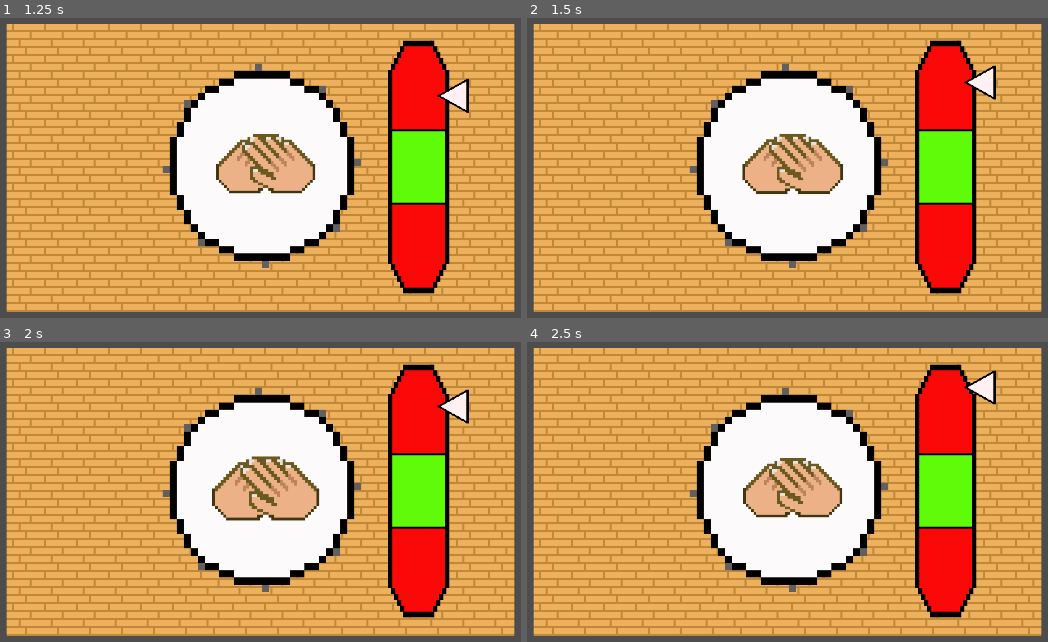
Above: before the commit, frames 1-4 (two rows, left to right).
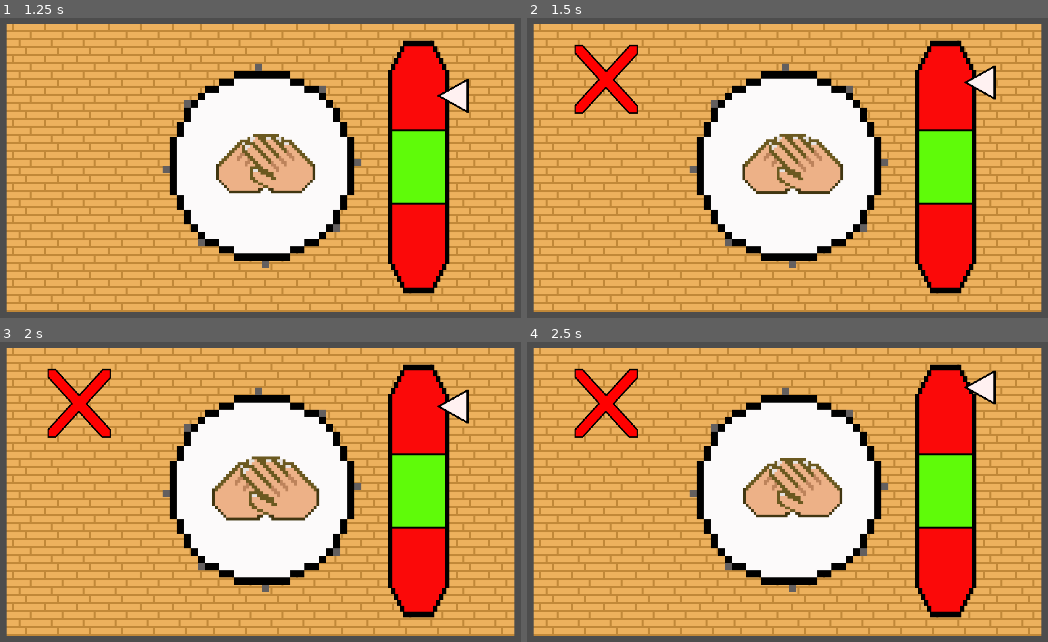
Above: after the commit, the same moments.

Repository: KylTan/Blue-Eagle-Beats-Game-Dev
Game: Godot game, scene res://Objects/Minigames/DrumSeeping/MG-Drum-Seeping.tscn
The game is run twice, just before and just after one commit, with the same random seed, the same clock (stepped at 60 frames per second) and the same inputs. The project has no main scene, so this scene is started directly.
Inputs (mouse positions are in pixels of both pictures, inside the frame that each line leads up to):
- Up to frame 1 (1.25 s): tap Enter (ui_accept) at 0.5, 0.77 s; move the mouse to (422, 138) at 0.52 s; hold Right (ui_right) from 0.53 s (still down); tap Space at 0.6 s
- Up to frame 2 (1.5 s): keep holding Right (ui_right); move the mouse to (615, 183) at 1.27 s; tap Space at 1.35 s
- Up to frame 3 (2 s): keep holding Right (ui_right); tap Enter (ui_accept) at 1.52 s
- Up to frame 4 (2.5 s): move the mouse to (855, 387) at 2.02 s; release Right (ui_right) at 2.03 s; hold Left (ui_left) from 2.03 s (still down); tap Space at 2.1 s

Frame 1 is identical in both runs. In frame 2, 1.3% of the frame differs, in the area x 9-22%, y 8-32%; in frame 3, 1.3%; in frame 4, 1.3%.

Commit message:
MG 2 more or less complete, speed feature and ending scene next

Diff:
--- a/Objects/Minigames/DrumSeeping/MG-Drum-Seeping.gd
+++ b/Objects/Minigames/DrumSeeping/MG-Drum-Seeping.gd
@@ -3,11 +3,35 @@
 @onready var animationPlayer:AnimationPlayer = $AnimationPlayer
 @onready var animationPlayer2:AnimationPlayer = $AnimationPlayer2
 
+var SlidingScale
+var SlidingScale2
+var SlidingScale3
+var SlidingScaleArrow
+
+var Result
+var Result2
+var Result3
+
+var Wrong =preload("res://Assets/DrumSeepingMinigame/MG2_X.png")
+var Right =preload("res://Assets/DrumSeepingMinigame/MG2_Check.png")
+
+var GameState = 0
+
+
 # Called when the node enters the scene tree for the first time.
 func _ready():
-	var SlidingScaleArrow = $SlidingScaleArrow
+	SlidingScale = get_node("SlidingScale")
+	SlidingScale2 = get_node("SlidingScale2")
+	SlidingScale3 = get_node("SlidingScale3")
+	SlidingScaleArrow = get_node("SlidingScaleArrow")
+
+	Result = get_node("Result")
+	Result2 = get_node("Result2")
+	Result3 = get_node("Result3")
+
 	animationPlayer.play("Pulsate")
-	#animationPlayer2.play("Slide")
+	GameState += 1
+	_SetSlidingScale()
 
 
 # Called every frame. 'delta' is the elapsed time since the previous frame.
@@ -18,9 +42,49 @@
 func _input(event):
 	if event is InputEventKey and event.pressed:
 		if event.keycode == KEY_SPACE:
-			if animationPlayer.is_playing():
-				animationPlayer.stop()
-				animationPlayer2.play("Slide")
-			else:
-				animationPlayer2.pause()
-				animationPlayer.play("Pulsate")
+			_PlayGame()
+
+func _PlayGame():
+	if animationPlayer.is_playing():
+		animationPlayer.stop()
+		animationPlayer2.play("Slide")
+	else:
+		if(SlidingScaleArrow._isHit()):
+			print("Perfect!")
+			_SetResult(Right)
+			GameState += 1
+			_SetSlidingScale()
+			animationPlayer2.speed_scale += 1
+		else:
+			print("Missed!")
+			_SetResult(Wrong)
+			animationPlayer2.pause()
+			animationPlayer.play("Pulsate")
+
+	if GameState > 3:
+		_EndGame()
+
+func _SetSlidingScale():
+	if GameState == 1:
+		SlidingScaleArrow.set_visible(true)
+		SlidingScale.set_visible(true)
+		#SlidingScale.set_process(true)
+	elif GameState == 2:
+		SlidingScale.set_process_mode(Node.PROCESS_MODE_DISABLED)
+		SlidingScale2.set_visible(true)
+		#SlidingScale2.set_process(true)
+	elif GameState == 3:
+		SlidingScale2.set_process_mode(Node.PROCESS_MODE_DISABLED)
+		SlidingScale3.set_visible(true)
+		#SlidingScale3.set_process(true)
+
+func _SetResult(result):
+	if GameState == 1:
+		Result.set_texture(result)
+	elif GameState == 2:
+		Result2.set_texture(result)
+	elif GameState == 3:
+		Result3.set_texture(result)
+
+func _EndGame():
+	animationPlayer2.pause()
--- a/Objects/Minigames/DrumSeeping/MG-Drum-Seeping.tscn
+++ b/Objects/Minigames/DrumSeeping/MG-Drum-Seeping.tscn
@@ -63,6 +63,12 @@
 [sub_resource type="RectangleShape2D" id="RectangleShape2D_e8wxa"]
 size = Vector2(209, 283)
 
+[sub_resource type="RectangleShape2D" id="RectangleShape2D_mte36"]
+size = Vector2(207, 154)
+
+[sub_resource type="RectangleShape2D" id="RectangleShape2D_ft2g5"]
+size = Vector2(205, 74)
+
 [sub_resource type="CircleShape2D" id="CircleShape2D_d7ldw"]
 radius = 24.8887
 
@@ -101,19 +107,8 @@
 "": SubResource("AnimationLibrary_0rg4d")
 }
 
-[node name="Mg2SlidingScale2" type="Sprite2D" parent="."]
+[node name="SlidingScale" type="Area2D" parent="."]
 visible = false
-position = Vector2(1641, 563)
-scale = Vector2(1.005, 1.319)
-texture = ExtResource("6_yslej")
-
-[node name="Mg2SlidingScale3" type="Sprite2D" parent="."]
-visible = false
-position = Vector2(1639, 561)
-scale = Vector2(1, 1.319)
-texture = ExtResource("7_emks1")
-
-[node name="SlidingScale" type="Area2D" parent="."]
 
 [node name="Mg2SlidingScale" type="Sprite2D" parent="SlidingScale"]
 position = Vector2(1637, 564)
@@ -124,7 +119,32 @@
 position = Vector2(1640.5, 563.5)
 shape = SubResource("RectangleShape2D_e8wxa")
 
+[node name="SlidingScale2" type="Area2D" parent="."]
+visible = false
+
+[node name="Mg2SlidingScale2" type="Sprite2D" parent="SlidingScale2"]
+position = Vector2(1641, 563)
+scale = Vector2(1.005, 1.319)
+texture = ExtResource("6_yslej")
+
+[node name="CollisionShape2D" type="CollisionShape2D" parent="SlidingScale2"]
+position = Vector2(1643.5, 563)
+shape = SubResource("RectangleShape2D_mte36")
+
+[node name="SlidingScale3" type="Area2D" parent="."]
+visible = false
+
+[node name="Mg2SlidingScale3" type="Sprite2D" parent="SlidingScale3"]
+position = Vector2(1639, 561)
+scale = Vector2(1, 1.319)
+texture = ExtResource("7_emks1")
+
+[node name="CollisionShape2D" type="CollisionShape2D" parent="SlidingScale3"]
+position = Vector2(1640.5, 561)
+shape = SubResource("RectangleShape2D_ft2g5")
+
 [node name="SlidingScaleArrow" type="Area2D" parent="."]
+visible = false
 script = ExtResource("8_ted50")
 
 [node name="Mg2SlidingScaleArrow" type="Sprite2D" parent="SlidingScaleArrow"]
@@ -137,5 +157,21 @@
 scale = Vector2(0.842448, 0.470052)
 shape = SubResource("CircleShape2D_d7ldw")
 
+[node name="Result" type="Sprite2D" parent="."]
+position = Vector2(280, 215)
+scale = Vector2(0.450521, 0.494792)
+
+[node name="Result2" type="Sprite2D" parent="."]
+position = Vector2(280, 588)
+scale = Vector2(0.450521, 0.494792)
+
+[node name="Result3" type="Sprite2D" parent="."]
+position = Vector2(280, 949)
+scale = Vector2(0.450521, 0.494792)
+
 [connection signal="area_entered" from="SlidingScale" to="SlidingScaleArrow" method="_on_sliding_scale_area_entered"]
 [connection signal="area_exited" from="SlidingScale" to="SlidingScaleArrow" method="_on_sliding_scale_area_exited"]
+[connection signal="area_entered" from="SlidingScale2" to="SlidingScaleArrow" method="_on_sliding_scale_2_area_entered"]
+[connection signal="area_exited" from="SlidingScale2" to="SlidingScaleArrow" method="_on_sliding_scale_2_area_exited"]
+[connection signal="area_entered" from="SlidingScale3" to="SlidingScaleArrow" method="_on_sliding_scale_3_area_entered"]
+[connection signal="area_exited" from="SlidingScale3" to="SlidingScaleArrow" method="_on_sliding_scale_3_area_exited"]
--- a/Objects/Minigames/DrumSeeping/SlidingScaleArrow.gd
+++ b/Objects/Minigames/DrumSeeping/SlidingScaleArrow.gd
@@ -1,4 +1,5 @@
 extends Area2D
+var isCorrect
 
 
 # Called when the node enters the scene tree for the first time.
@@ -12,8 +13,28 @@
 
 
 func _on_sliding_scale_area_entered(area):
-	print("Entered") # Replace with function body.
-
+	isCorrect = true # Replace with function body.
+	print("Hitting Green Area 1")
 
 func _on_sliding_scale_area_exited(area):
-	print("Exited") # Replace with function body.
+	isCorrect = false # Replace with function body.
+	print("Hitting Red Area 1")
+
+func _on_sliding_scale_2_area_entered(area):
+	isCorrect = true # Replace with function body.
+	print("Hitting Green Area 2")
+
+func _on_sliding_scale_2_area_exited(area):
+	isCorrect = false # Replace with function body.
+	print("Hitting Red Area 2")
+
+func _on_sliding_scale_3_area_entered(area):
+	isCorrect = true # Replace with function body.
+	print("Hitting Green Area 3")
+
+func _on_sliding_scale_3_area_exited(area):
+	isCorrect = false # Replace with function body.
+	print("Hitting Red Area 3")
+
+func _isHit():
+	return isCorrect
Binary file added: Assets/DrumSeepingMinigame/MG2_Check.png
Not shown, added: Assets/DrumSeepingMinigame/MG2_Check.png.import
Binary file added: Assets/DrumSeepingMinigame/MG2_X.png
Not shown, added: Assets/DrumSeepingMinigame/MG2_X.png.import
Not shown: 1 places in Objects/Minigames/DrumSeeping/MG-Drum-Seeping.tscn that only renumber resources
